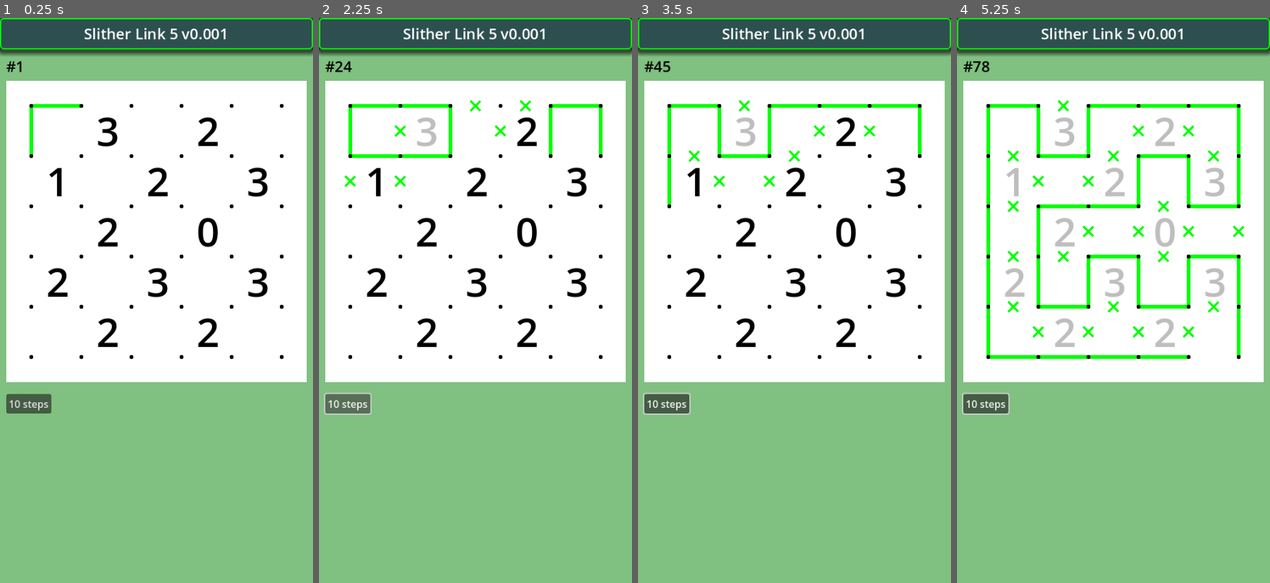
Above: before the commit, frames 1-4 (left to right).
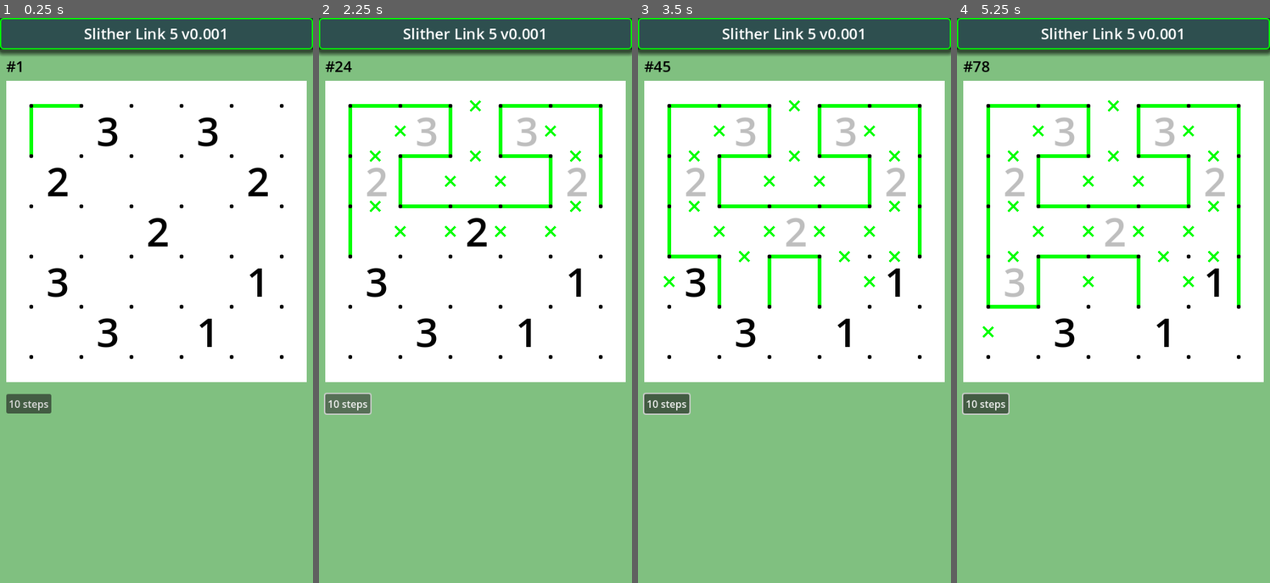
Above: after the commit, the same moments.

Repository: vivisuke/SlitherLink5
Game: Godot game, scene res://main.tscn
Two runs of this game, one before a commit and one after it. Both use one fixed random seed, a clock stepped at 60 frames per second and the inputs below.
Inputs (mouse positions are in pixels of both pictures, inside the frame that each line leads up to):
- Up to frame 1 (0.25 s): no input
- Up to frame 2 (2.25 s): click "10 steps" at 0.5 s; click "10 steps" at 1.25 s; click "10 steps" at 2 s
- Up to frame 3 (3.5 s): tap Enter at 2.75 s; move the mouse to (863, 272) at 2.77 s; click (863, 272) at 2.92 s
- Up to frame 4 (5.25 s): tap Space at 3.5, 5 s; move the mouse to (1050, 328) at 3.52 s; click (1050, 328) at 3.67 s; tap Enter at 4.25 s; move the mouse to (1144, 176) at 4.27 s; click (1144, 176) at 4.42 s; move the mouse to (1097, 413) at 5.02 s; click (1097, 413) at 5.17 s

The runs differ from the first frame. In frame 1, 2.0% of the frame differs, in the area x 15-86%, y 17-59%; in frame 2, 4.1%; in frame 3, 4.8%; in frame 4, 5.0%, in the area x 8-92%, y 14-61%.

Commit message:
0045 ◎ C 02/24 02/25 0.001│ToDo│解をみつけた場合の探索終了処理

Diff:
--- a/SlitherLink5/classes/Board5x5.gd
+++ b/SlitherLink5/classes/Board5x5.gd
@@ -215,7 +215,8 @@
 	for y in range(N_VERT+1):
 		for x in range(N_HORZ+1):
 			var ix = xyToIX(x, y)
-			if n_edge(ix) != clue_num[ix]: return false
+			if clue_num[ix] >= 0 && n_edge(ix) != clue_num[ix]:
+				return false
 	return true
 func is_looped(x, y) -> bool:
 	var ix = xyToIX(x, y)
@@ -276,7 +277,7 @@
 		if sx < 0:
 			sx = N_HORZ
 			sy -= 1
-	print("(%d, %d)" % [sx, sy])
+	#print("(%d, %d)" % [sx, sy])
 	var ix = xyToIX(sx, sy)
 	var up: bool = sy != 0 && linkDn[ix-ARY_WIDTH] != 0
 	var lt: bool = sx != 0 && linkRt[ix-1] != 0
@@ -325,12 +326,16 @@
 			else:
 				non_linkRt[ix] = 0
 				non_linkDn[ix] = 0
-	var cv = is_constraint_violation()	# 制約違反あり
-	if cv || (is_looped(sx, sy) && !is_solved()):
+	if is_constraint_violation():	# 制約違反あり
 		fwd = false
 		sx += 1
-	elif !cv && is_looped(sx, sy) && is_solved():
+	elif is_looped(sx, sy):
+		if is_solved():
 			solved = true
+			print("solved!")
+		else:
+			fwd = false
+			sx += 1
 
 func solve_SBS(x: int, y: int):
 	var ix = xyToIX(x, y)
--- a/SlitherLink5/scripts/main.gd
+++ b/SlitherLink5/scripts/main.gd
@@ -49,7 +49,7 @@
 	#bd.move_line2_down(xyToIX(2, 2))
 	#bd.make_loop_random()
 	#bd.links_to_nums()
-	bd.set_clue_num(q2)
+	bd.set_clue_num(q1)
 	init_labels()
 	update_num_labels()
 	$Board/Grid.linkRt = bd.linkRt
Not shown, changed: SlitherLink5.spr
